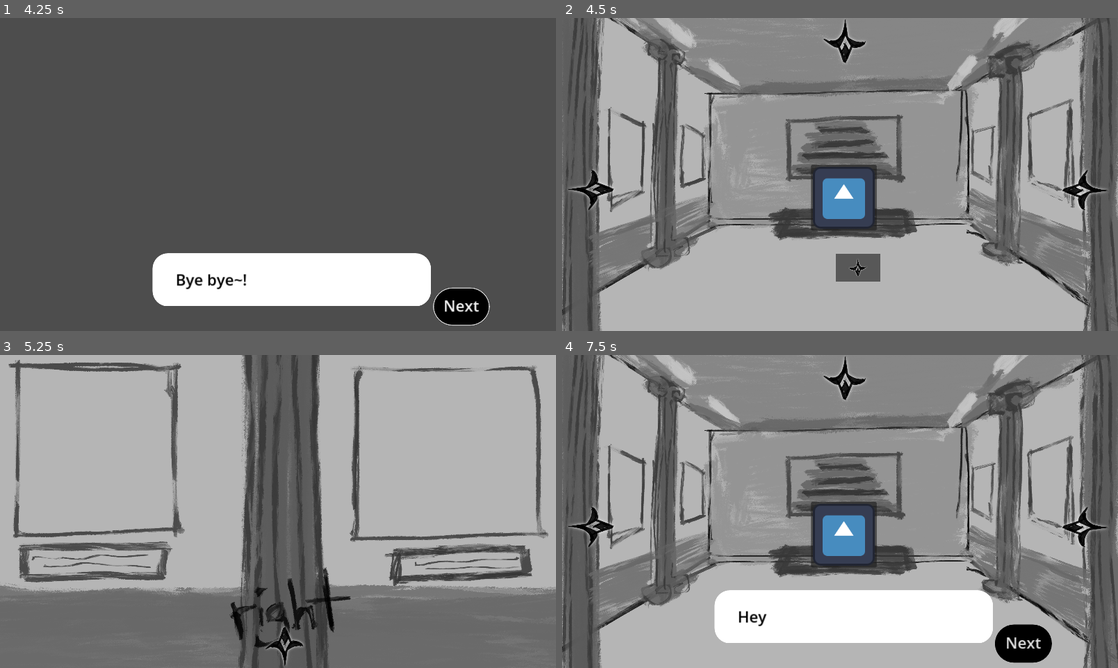
Above: before the commit, frames 1-4 (two rows, left to right).
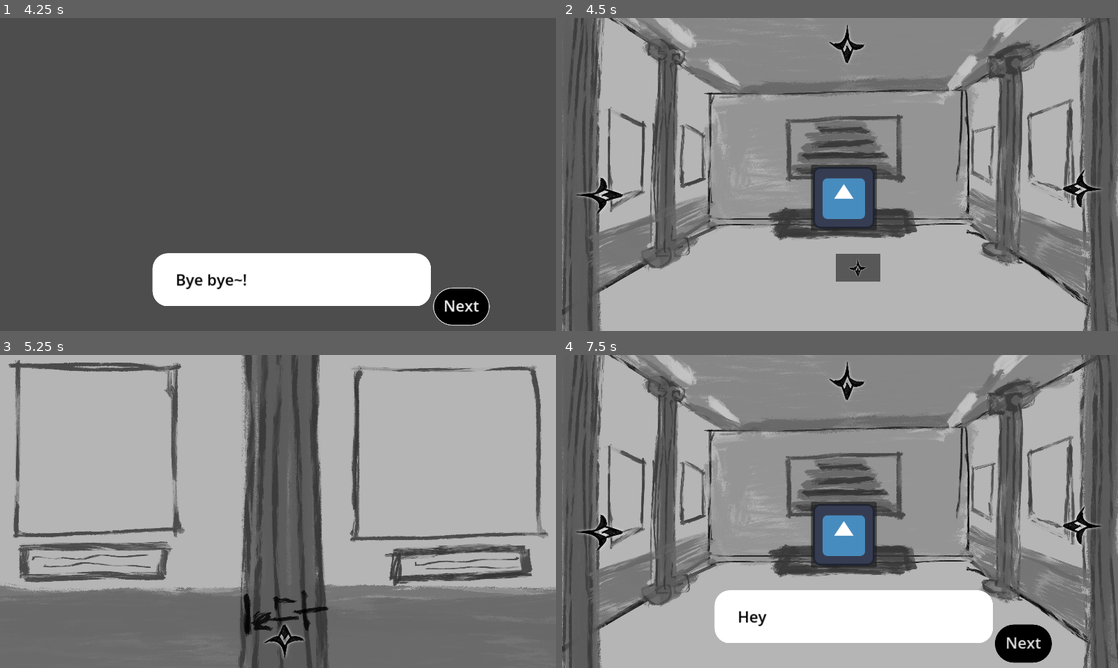
Above: after the commit, the same moments.

Repository: yaliu10/Escape-Room
Game: Godot game, scene res://Scenes/start_menu.tscn
Same seed, same stepped clock (60 frames per second), same inputs: the game is played once before the commit and once after it. The engine's default icon, where the game draws it, is replaced by a stand-in: a white triangle on a blue panel in a dark square.
Inputs (mouse positions are in pixels of both pictures, inside the frame that each line leads up to; where the layout moved, square brackets give the same spot in the first picture):
- Up to frame 1 (4.25 s): click "Start" at 0.5 s; click "Next" at 1.25 s; click "Next" at 2 s; click "Next" at 2.75 s; tap Enter at 3.5 s; move the mouse to (400, 158) at 3.52 s
- Up to frame 2 (4.5 s): tap Space at 4.25 s; move the mouse to (728, 190) at 4.27 s
- Up to frame 3 (5.25 s): click (38, 524) [0, 355] at 5 s
- Up to frame 4 (7.5 s): click (1079, 527) [562, 355] at 5.75 s; click (845, 639) [967, 599] at 6.5 s; click (856, 605) at 7.25 s

Frame 1 is identical in both runs. In frame 2, 0.9% of the frame differs, in the area x 1-98%, y 0-63%; in frame 3, 1.7%, in the area x 41-64%, y 67-100%; in frame 4, 0.9%.

Commit message:
Fixed button and outline of button

Diff:
--- a/escape-room/Scenes/left_wall.tscn
+++ b/escape-room/Scenes/left_wall.tscn
@@ -48,10 +48,10 @@
 [node name="Button" type="Button" parent="."]
 layout_mode = 1
 anchors_preset = -1
-anchor_left = 0.461806
-anchor_top = 0.532407
-anchor_right = 0.572049
-anchor_bottom = 0.669753
+anchor_left = 0.456597
+anchor_top = 0.844136
+anchor_right = 0.56684
+anchor_bottom = 0.981482
 offset_left = -4.0
 offset_top = -4.0
 offset_right = 4.0
@@ -75,10 +75,10 @@
 [node name="TextureRect" type="TextureRect" parent="Button"]
 layout_mode = 1
 anchors_preset = -1
-anchor_left = -0.414818
-anchor_top = 2.17526
-anchor_right = 1.17037
-anchor_bottom = 3.3402
+anchor_left = -0.296296
+anchor_top = -0.0824742
+anchor_right = 1.28889
+anchor_bottom = 1.08247
 grow_horizontal = 2
 grow_vertical = 2
 texture = ExtResource("3_alxna")
--- a/escape-room/Scenes/main.tscn
+++ b/escape-room/Scenes/main.tscn
@@ -1,10 +1,32 @@
-[gd_scene load_steps=6 format=3 uid="uid://bombr13ma3q8o"]
+[gd_scene load_steps=17 format=3 uid="uid://bombr13ma3q8o"]
 
 [ext_resource type="Script" path="res://Scripts/main.gd" id="1_uc6yk"]
 [ext_resource type="Texture2D" uid="uid://dtgphwhgvi6iy" path="res://art/IMG_2640.PNG" id="2_g73d6"]
 [ext_resource type="Texture2D" uid="uid://pnpi4rjo80q4" path="res://art/placeholder arrow.PNG" id="3_j2lnq"]
 [ext_resource type="PackedScene" uid="uid://dju1hvapdgqbs" path="res://Scenes/pause_screen.tscn" id="4_kx0le"]
 [ext_resource type="Texture2D" uid="uid://cyamkeioip6ar" path="res://icon.svg" id="5_jynig"]
+
+[sub_resource type="StyleBoxEmpty" id="StyleBoxEmpty_40ugu"]
+
+[sub_resource type="StyleBoxEmpty" id="StyleBoxEmpty_3xf03"]
+
+[sub_resource type="StyleBoxEmpty" id="StyleBoxEmpty_2c025"]
+
+[sub_resource type="StyleBoxEmpty" id="StyleBoxEmpty_6pmci"]
+
+[sub_resource type="StyleBoxEmpty" id="StyleBoxEmpty_inah0"]
+
+[sub_resource type="StyleBoxEmpty" id="StyleBoxEmpty_l7oi6"]
+
+[sub_resource type="StyleBoxEmpty" id="StyleBoxEmpty_luwjk"]
+
+[sub_resource type="StyleBoxEmpty" id="StyleBoxEmpty_leb3e"]
+
+[sub_resource type="StyleBoxEmpty" id="StyleBoxEmpty_8p5ea"]
+
+[sub_resource type="StyleBoxEmpty" id="StyleBoxEmpty_pdkhs"]
+
+[sub_resource type="StyleBoxEmpty" id="StyleBoxEmpty_ogirb"]
 
 [node name="Main" type="Control"]
 layout_mode = 3
@@ -41,18 +63,21 @@
 [node name="Left Button" type="Button" parent="Control"]
 layout_mode = 1
 anchors_preset = -1
-offset_right = 8.0
-offset_bottom = 8.0
+offset_top = 256.0
+offset_right = 2995.0
+offset_bottom = 3844.0
 scale = Vector2(0.0560984, 0.0535125)
 flat = true
 
 [node name="TextureRect" type="TextureRect" parent="Control/Left Button"]
 layout_mode = 1
 anchors_preset = -1
-anchor_left = -35.6516
-anchor_top = 1083.86
-anchor_right = 470.098
-anchor_bottom = 1427.24
+anchor_top = 0.075
+anchor_right = 0.944
+anchor_bottom = 1.087
+offset_top = 3629.76
+offset_right = 803.526
+offset_bottom = 2824.94
 rotation = -1.5708
 texture = ExtResource("3_j2lnq")
 expand_mode = 1
@@ -61,18 +86,23 @@
 [node name="Right Button" type="Button" parent="Control"]
 layout_mode = 1
 anchors_preset = -1
-offset_right = 8.0
-offset_bottom = 8.0
+offset_left = 1018.0
+offset_top = 284.0
+offset_right = 3104.0
+offset_bottom = 2975.0
 scale = Vector2(0.0560984, 0.0535125)
 flat = true
 
 [node name="TextureRect" type="TextureRect" parent="Control/Right Button"]
 layout_mode = 1
 anchors_preset = -1
-anchor_left = 2584.74
-anchor_top = 579.304
-anchor_right = 3090.49
-anchor_bottom = 922.679
+anchor_top = -0.176
+anchor_right = 1.068
+anchor_bottom = 1.189
+offset_left = 2228.23
+offset_top = -124.375
+offset_right = 3797.38
+offset_bottom = -1443.59
 rotation = 1.5708
 texture = ExtResource("3_j2lnq")
 expand_mode = 1
@@ -85,30 +115,42 @@
 anchor_top = -0.006
 anchor_right = -0.003
 anchor_bottom = -0.006
-offset_left = 0.12
-offset_top = 0.24
-offset_right = 8.12
-offset_bottom = 8.24
+offset_left = 530.456
+offset_top = -0.112
+offset_right = 2740.46
+offset_bottom = 2316.89
 grow_horizontal = 2
 grow_vertical = 2
 scale = Vector2(0.0560984, 0.0535125)
+theme_override_styles/focus = SubResource("StyleBoxEmpty_40ugu")
+theme_override_styles/disabled_mirrored = SubResource("StyleBoxEmpty_3xf03")
+theme_override_styles/disabled = SubResource("StyleBoxEmpty_2c025")
+theme_override_styles/hover_pressed_mirrored = SubResource("StyleBoxEmpty_6pmci")
+theme_override_styles/hover_pressed = SubResource("StyleBoxEmpty_inah0")
+theme_override_styles/hover_mirrored = SubResource("StyleBoxEmpty_l7oi6")
+theme_override_styles/hover = SubResource("StyleBoxEmpty_luwjk")
+theme_override_styles/pressed_mirrored = SubResource("StyleBoxEmpty_leb3e")
+theme_override_styles/pressed = SubResource("StyleBoxEmpty_8p5ea")
+theme_override_styles/normal_mirrored = SubResource("StyleBoxEmpty_pdkhs")
+theme_override_styles/normal = SubResource("StyleBoxEmpty_ogirb")
 flat = true
 
 [node name="TextureRect" type="TextureRect" parent="Control/Up Button"]
 layout_mode = 1
 anchors_preset = -1
-anchor_left = 1069.55
-anchor_top = 18.6872
-anchor_right = 1575.3
-anchor_bottom = 362.062
-offset_left = -83.1465
-offset_top = -529.82
-offset_right = -83.1465
-offset_bottom = -529.82
+anchor_left = -0.252218
+anchor_top = -0.048
+anchor_right = 1.272
+anchor_bottom = 0.997619
+offset_left = 1.25598
+offset_top = 0.0928802
+offset_right = 0.852783
+offset_bottom = -0.163086
 grow_horizontal = 2
 grow_vertical = 2
 texture = ExtResource("3_j2lnq")
 expand_mode = 1
+metadata/_edit_use_anchors_ = true
 
 [node name="text object" type="Button" parent="Control"]
 layout_mode = 0
--- a/escape-room/Scenes/right_wall.tscn
+++ b/escape-room/Scenes/right_wall.tscn
@@ -48,10 +48,14 @@
 [node name="Button" type="Button" parent="."]
 layout_mode = 1
 anchors_preset = -1
-anchor_left = 0.638021
-anchor_top = 0.67284
-anchor_right = 0.814236
-anchor_bottom = 0.87963
+anchor_left = 0.424
+anchor_top = 0.815
+anchor_right = 0.597
+anchor_bottom = 1.012
+offset_left = -2.44785
+offset_top = -6.11975
+offset_right = 0.256165
+offset_bottom = 0.224243
 theme_override_styles/focus = SubResource("StyleBoxEmpty_mbfk7")
 theme_override_styles/disabled_mirrored = SubResource("StyleBoxEmpty_6ogav")
 theme_override_styles/disabled = SubResource("StyleBoxEmpty_fu017")
@@ -68,10 +72,10 @@
 [node name="TextureRect" type="TextureRect" parent="Button"]
 layout_mode = 1
 anchors_preset = -1
-anchor_left = -1.21675
-anchor_top = 0.746267
-anchor_right = -0.216747
-anchor_bottom = 1.74627
+anchor_left = 0.00492529
+anchor_top = 0.0298485
+anchor_right = 1.00493
+anchor_bottom = 1.02985
 grow_horizontal = 2
 grow_vertical = 2
 texture = ExtResource("3_cxqnp")
--- a/escape-room/Scripts/left_wall.gd
+++ b/escape-room/Scripts/left_wall.gd
@@ -3,4 +3,4 @@
 
 
 func _on_button_pressed() -> void:
-		get_tree().change_scene_to_file("res://Scenes/main.tscn")
+	get_tree().change_scene_to_file("res://Scenes/main.tscn")
